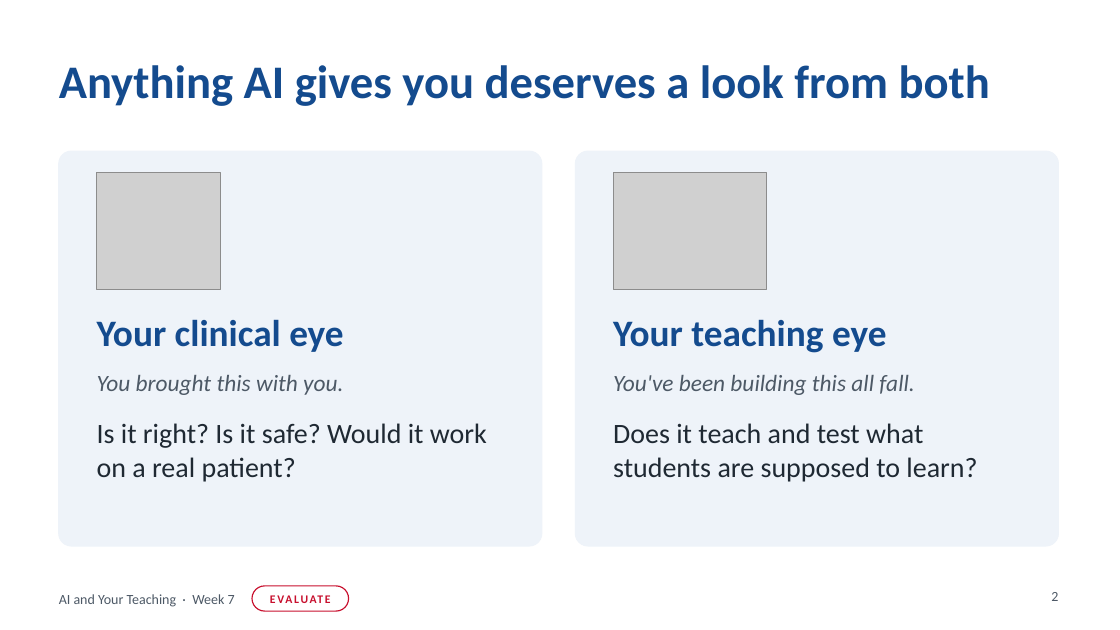
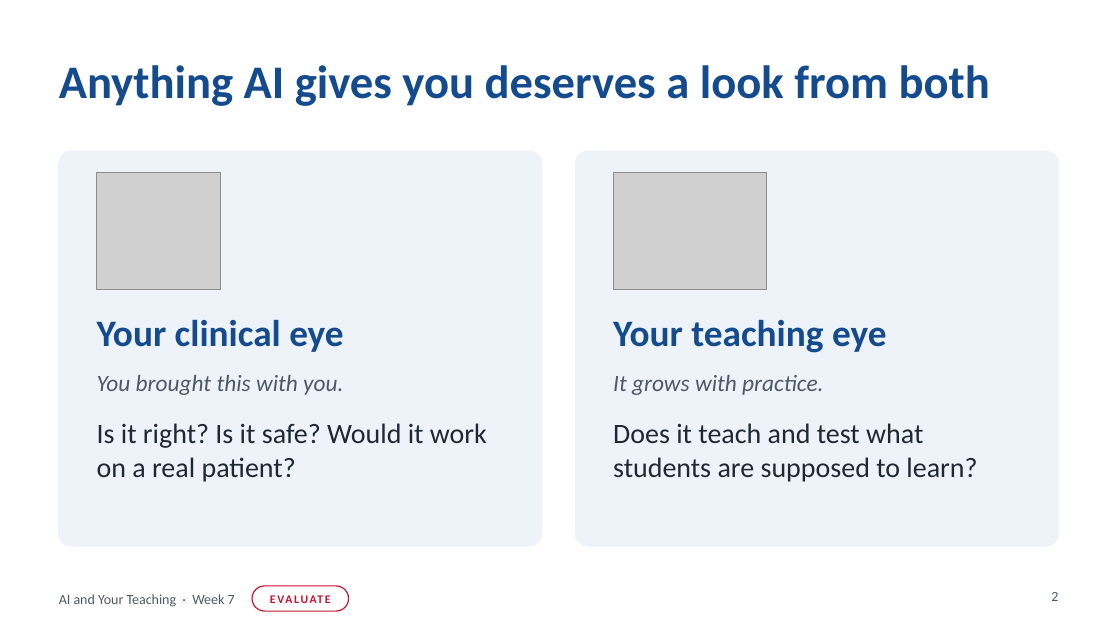
Before and after one commit to OCTC-ID/avte-ai-workbook, a slide deck: slide 2 of downloads/AI-and-Your-Teaching-Week7-slides.pptx. Drawn at 1120x630 pixels with LibreOffice and Linux fonts; fonts in the diff are those of the drawing; grey boxes stand for pictures; background and template pictures are left out. Boxes give left, top, right and bottom in pixels: in the first picture for what was removed or moved away, otherwise in the second. Text is boxed around its words. In the diff, an @@ line names an element or a change of style, - is before the commit and + after.

```diff
--- a/downloads/AI-and-Your-Teaching-Week7-slides.pptx
+++ b/downloads/AI-and-Your-Teaching-Week7-slides.pptx
@@ text at box(613, 375, 823, 395): text changed @@
-You've been building this all fall.
+It grows with practice.
```
